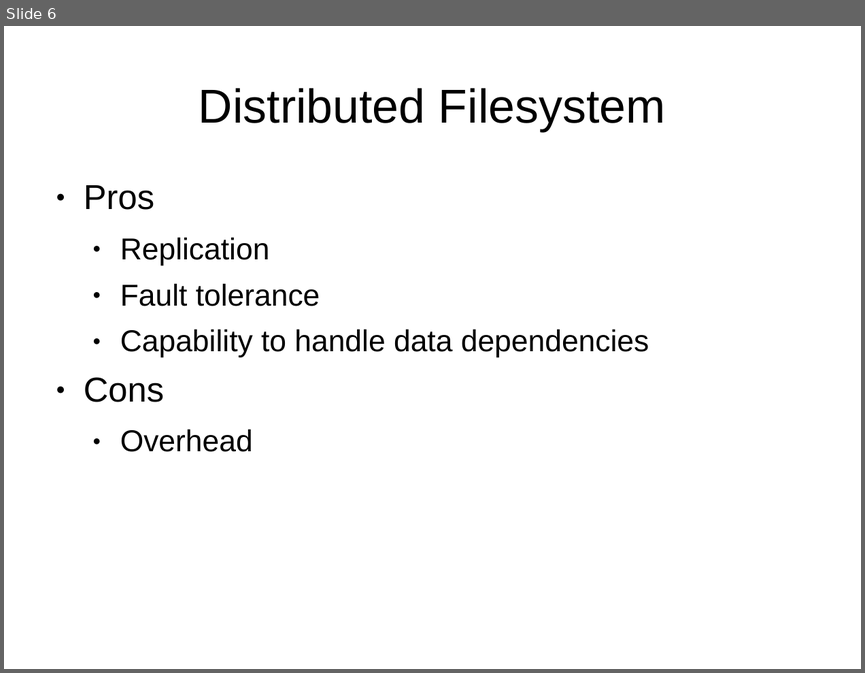
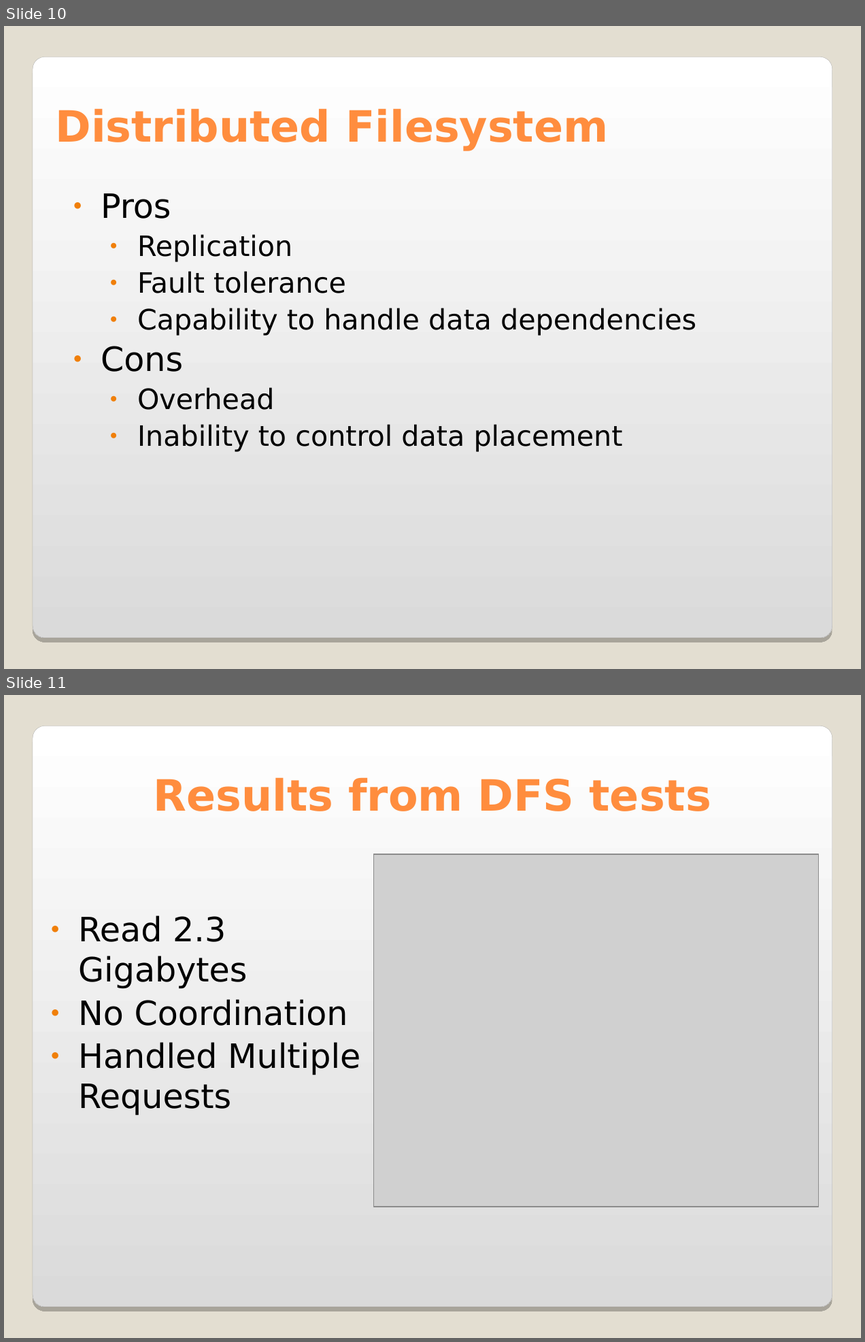
Before and after one commit to saga-project/saga-cpp-legacy-projects, a slide deck: papers/data_intensive/eScience09/RoyalSocietyPresentation.ppt. Shown one above the other, each under a label of ours: slide 6 before the commit, slides 10 and 11 after it. The pictures are 865x673 and 865x1342 pixels, drawn with LibreOffice and Linux fonts; fonts in the diff are those of the drawing; grey boxes stand for pictures; background and template pictures are left out. Boxes give left, top, right and bottom in pixels: in the first picture for what was removed or moved away, otherwise in the second. Text is boxed around its words. In the diff, an @@ line names an element or a change of style, - is before the commit and + after.

```diff
--- a/papers/data_intensive/eScience09/RoyalSocietyPresentation.ppt
+++ b/papers/data_intensive/eScience09/RoyalSocietyPresentation.ppt
@@ slide 11 added at <box>4,695,861,1338</box>, background #E3DED1; not listed: 1 template element that a slide beside it also shows @@
@@ title added at <box>154,777,711,811</box>, 40 pt, text #FF8D3E, bold @@
+Results from DFS tests
@@ picture added at <box>373,854,819,1206</box> @@
@@ text added at <box>78,915,360,1115</box>, 31 pt, text #000000 @@
+● Read 2.3 Gigabytes
+● No Coordination
+● Handled Multiple Requests
@@ what was slide 6 is now slide 10 @@
@@ slide 10 changed as well @@
@@ background #FFFFFF to #E3DED1 @@
@@ rounded rectangle added at <box>33,57,833,638</box>, fill gradient #FFFFFF to #DADADA, outline #A4A3A3 0.17 pt @@
@@ title "Distributed Filesystem" at <box>55,108,608,151</box>: size 44 to 40 pt, font Arial to DejaVu Sans, text colour #000000 to #FF8D3E, bold on; alignment centre to left; line spacing 0.93 to 1; vertical alignment middle to bottom @@
@@ text at <box>101,193,696,410</box>: size 32 to 31 pt in "Pros", "Cons"; font Arial to DejaVu Sans in "Pros", "Replication", "Fault tolerance", "Capability to handle data dependencies" and 2 more places; size 28 to 26 pt in "Replication", "Fault tolerance", "Capability to handle data dependencies", "Overhead"; line spacing 0.93 to 1; less space between paragraphs; bullet colour #000000 to #F07F09 @@
@@ text at <box>137,424,623,452</box>: paragraph added @@
+  ● Inability to control data placement
```
Also in this commit, not shown: 7 other slides changed, 5 other slides added, 1 slide removed.
